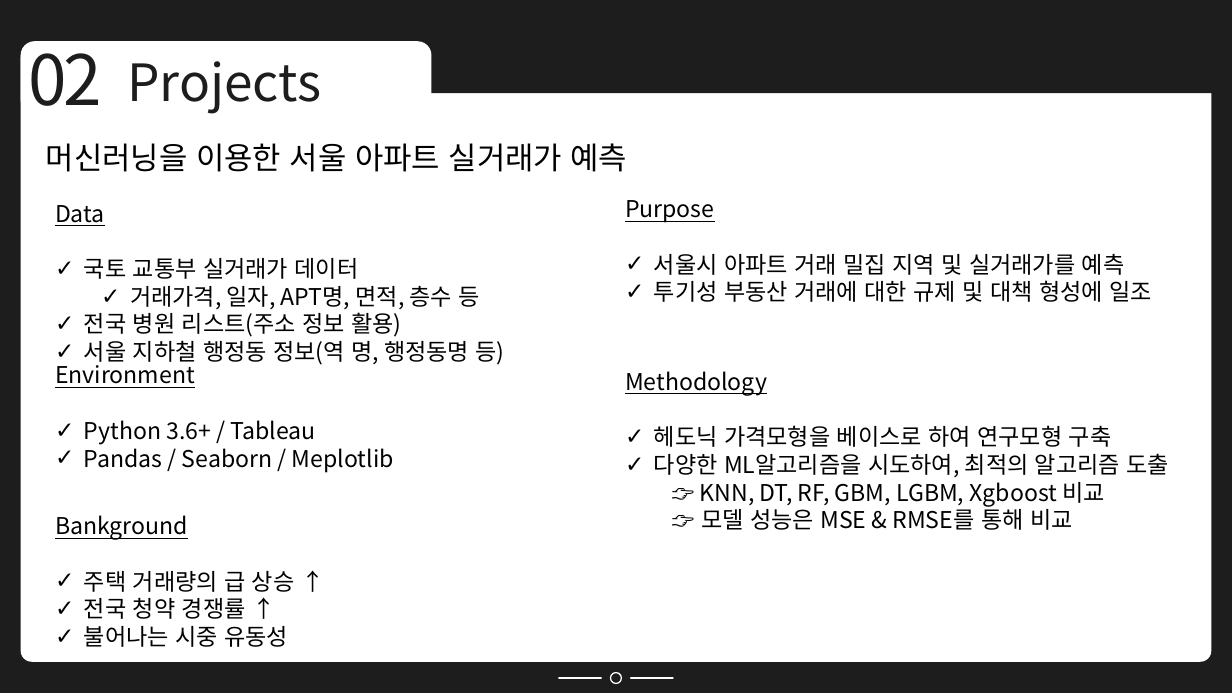
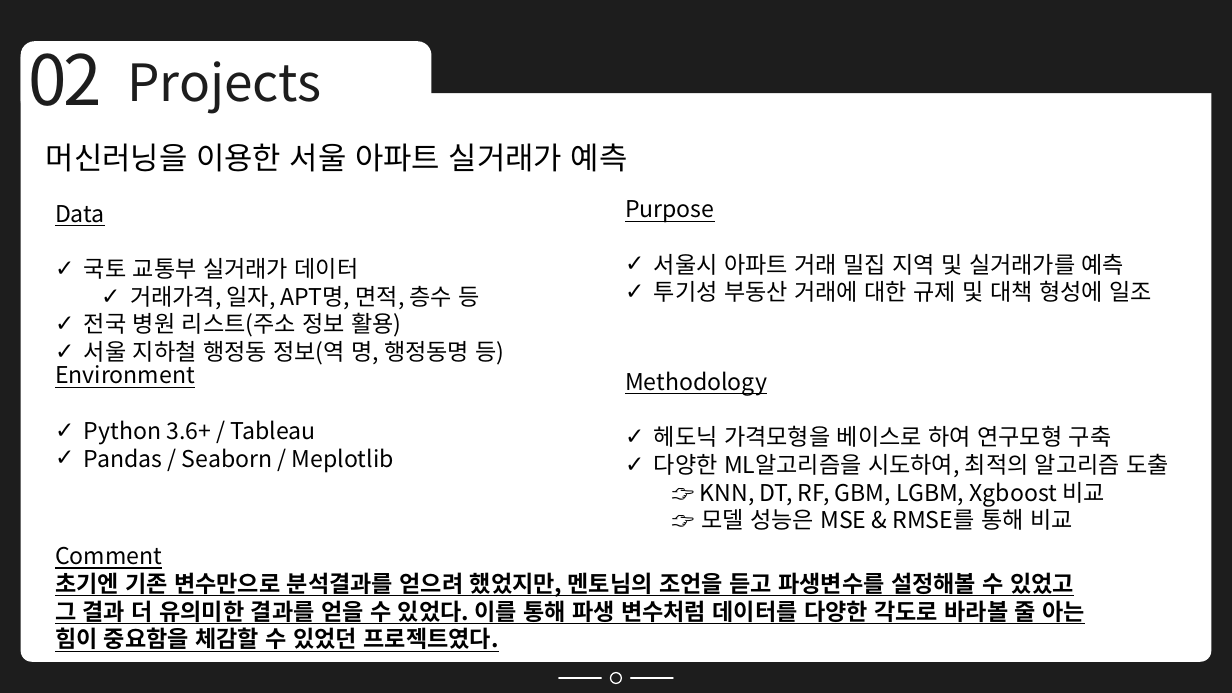
Before and after one commit to Minsung-commit/TIL, a slide deck: slide 9 of 포트폴리오 NEW.pptx (slide 10 before the commit). Drawn at 1232x693 pixels with LibreOffice and Linux fonts; fonts in the diff are those of the drawing. Boxes give left, top, right and bottom in pixels: in the first picture for what was removed or moved away, otherwise in the second. Text is boxed around its words. In the diff, an @@ line names an element or a change of style, - is before the commit and + after.

```diff
--- a/포트폴리오 NEW.pptx
+++ b/포트폴리오 NEW.pptx
@@ text at bbox=[55, 546, 1086, 652]: text changed; bold on @@
-Bankground
-✓ 주택 거래량의 급 상승 ↑
-✓ 전국 청약 경쟁률 ↑
-✓ 불어나는 시중 유동성
+Comment
+초기엔 기존 변수만으로 분석결과를 얻으려 했었지만, 멘토님의 조언을 듣고 파생변수를 설정해볼 수 있었고
+그 결과 더 유의미한 결과를 얻을 수 있었다. 이를 통해 파생 변수처럼 데이터를 다양한 각도로 바라볼 줄 아는
+힘이 중요함을 체감할 수 있었던 프로젝트였다.
```
Also in this commit, not shown: 2 other slides changed, 1 slide removed.
